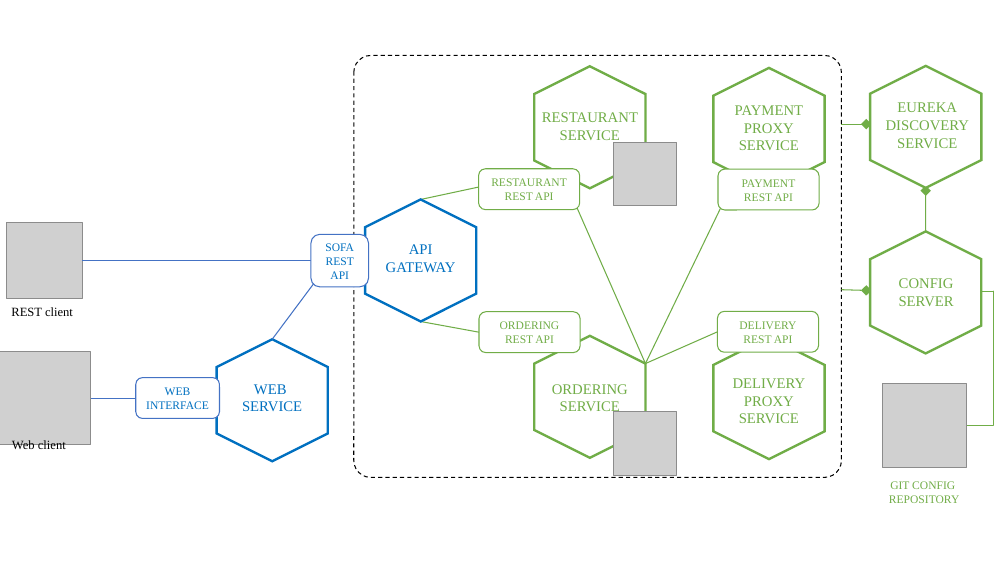
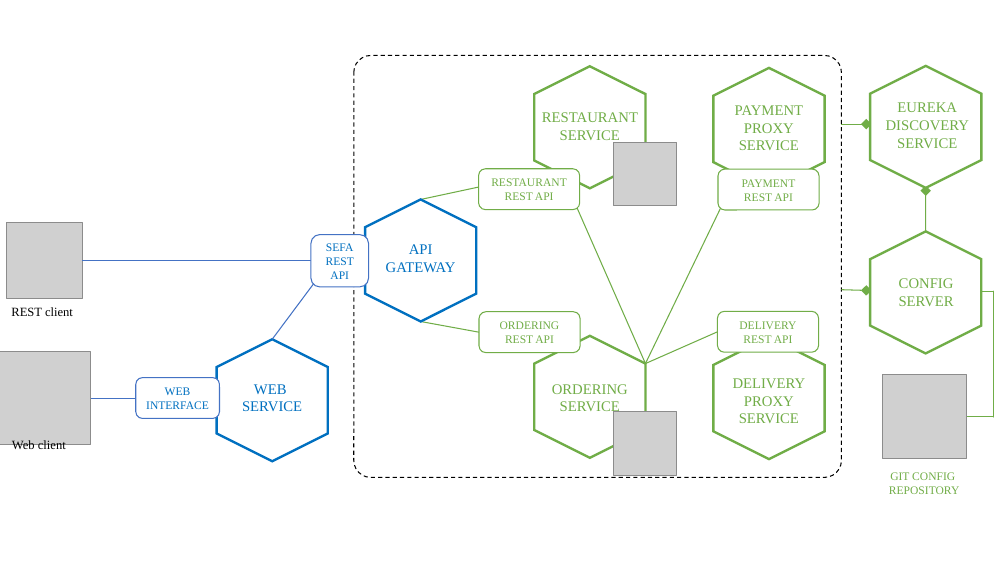
Before and after one commit to ramses-sas/ramses-sefa-SAS, a slide deck: slide 3 of documents/Managed System/Deployment Diagram 2.0.pptx. Drawn at 1008x567 pixels with LibreOffice and Linux fonts; fonts in the diff are those of the drawing; grey boxes stand for pictures. Boxes give left, top, right and bottom in pixels: in the first picture for what was removed or moved away, otherwise in the second. Text is boxed around its words. In the diff, an @@ line names an element or a change of style, - is before the commit and + after.

```diff
--- a/documents/Managed System/Deployment Diagram 2.0.pptx
+++ b/documents/Managed System/Deployment Diagram 2.0.pptx
@@ text in rounded rectangle at [326,243,353,251]: text changed @@
-SOFA
+SEFA
@@ line moved from (994, 426) - (994, 291) to (994, 417) - (994, 291) @@
@@ 1 picture, 1 text, 1 line: place and size @@
-1 picture, 1 text, 1 line at [883,383,994,503]
+1 picture, 1 text, 1 line at [883,374,994,494]
```
Also in this commit, not shown: 8 other files.
